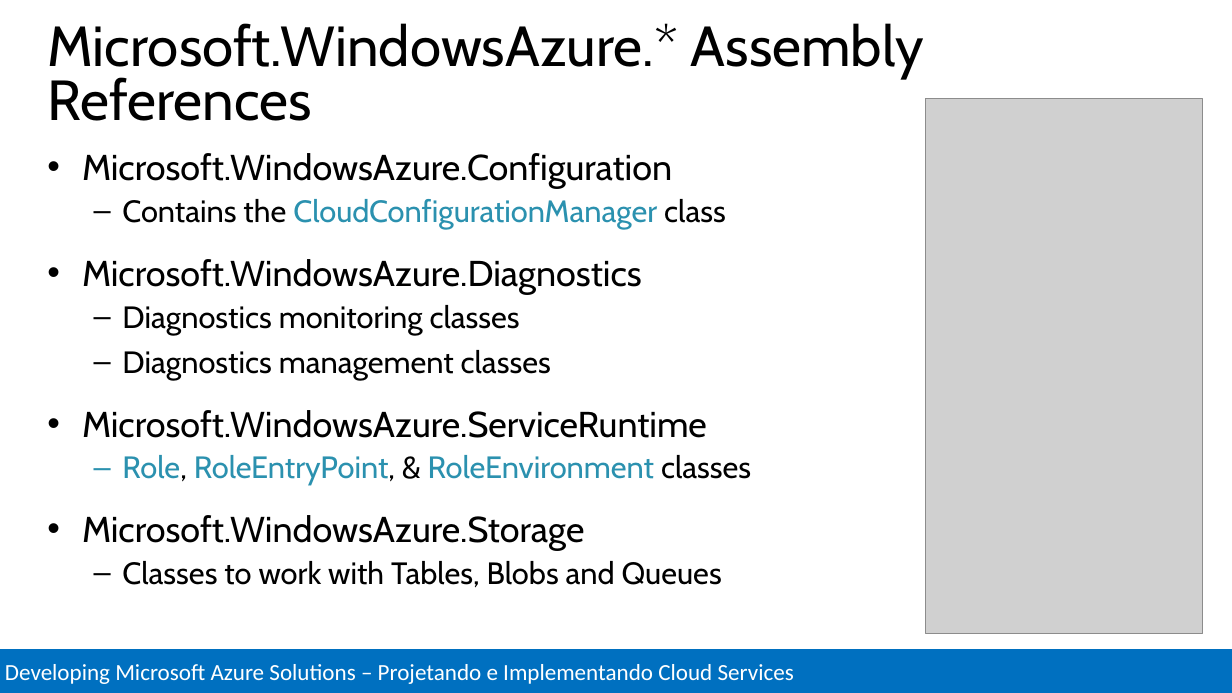
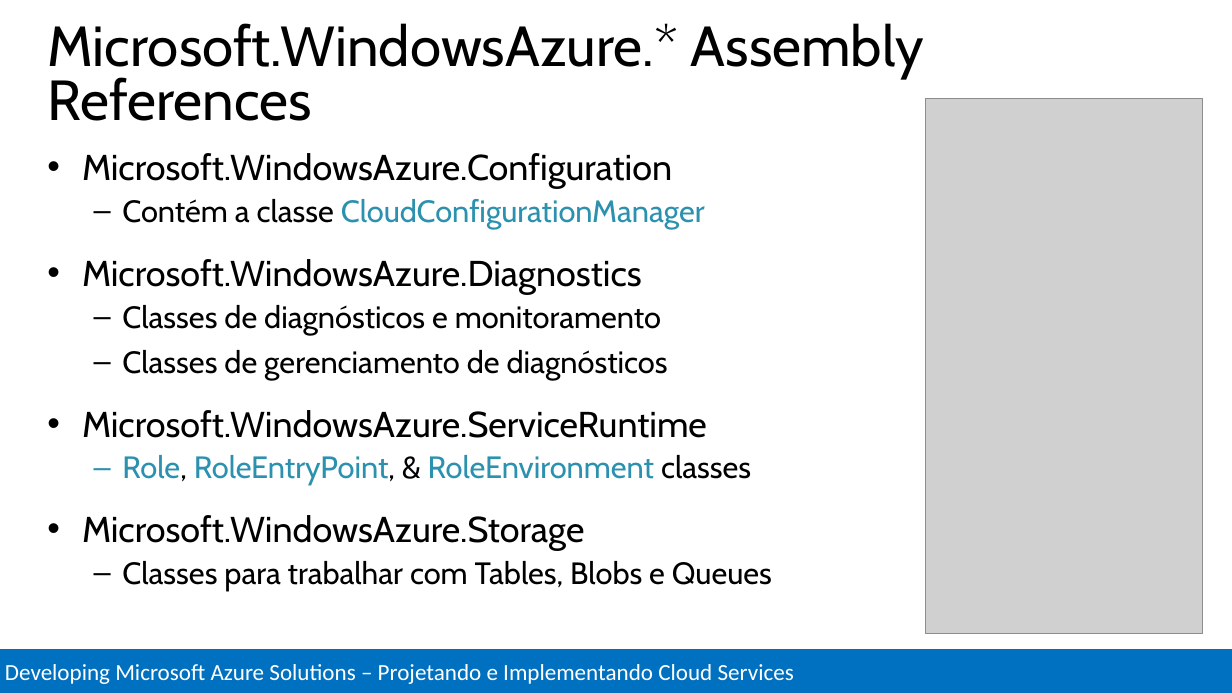
Before and after one commit to Evilazaro/MCSDAzureTraining, a slide deck: slide 23 of Design and Implement Cloud Services/Design and Implement Cloud Services.pptx. Drawn at 1232x693 pixels with LibreOffice and Linux fonts; fonts in the diff are those of the drawing; grey boxes stand for pictures. Boxes give left, top, right and bottom in pixels: in the first picture for what was removed or moved away, otherwise in the second. Text is boxed around its words. In the diff, an @@ line names an element or a change of style, - is before the commit and + after.

Commit message:
Tradução Parcial Desenvolvendo para Cloud Services parte 2

```diff
--- a/Design and Implement Cloud Services/Design and Implement Cloud Services.pptx
+++ b/Design and Implement Cloud Services/Design and Implement Cloud Services.pptx
@@ text at bbox=[122, 199, 705, 229]: text changed @@
-  – Contains the CloudConfigurationManager class
+  – Contém a classe CloudConfigurationManager
@@ text at bbox=[122, 305, 668, 379]: text changed @@
-  – Diagnostics monitoring classes
-  – Diagnostics management classes
+  – Classes de diagnósticos e monitoramento
+  – Classes de gerenciamento de diagnósticos
@@ text at bbox=[122, 561, 772, 591]: text changed @@
-  – Classes to work with Tables, Blobs and Queues
+  – Classes para trabalhar com Tables, Blobs e Queues
```
Also in this commit, not shown: 4 other slides changed.
